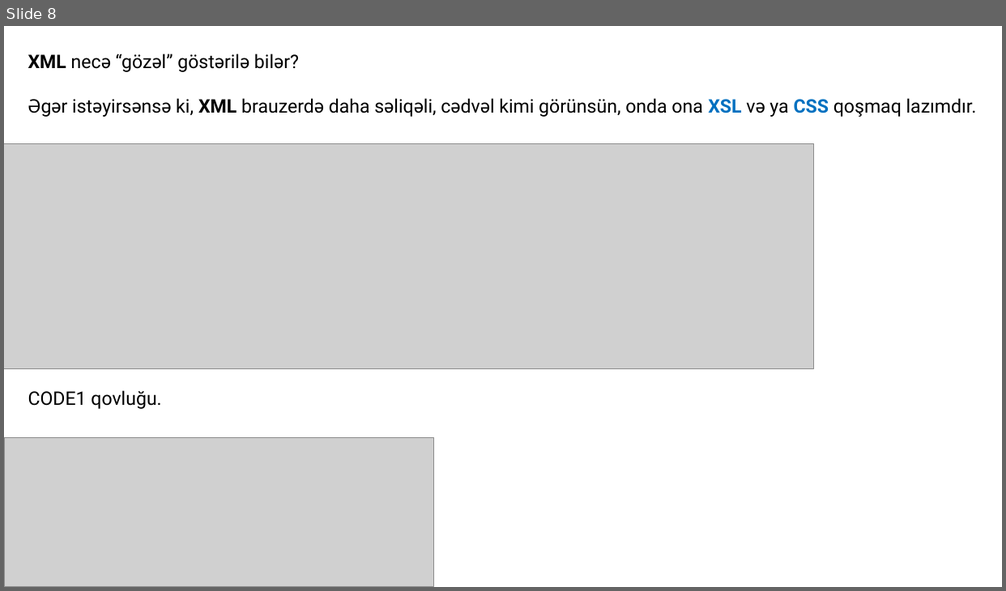
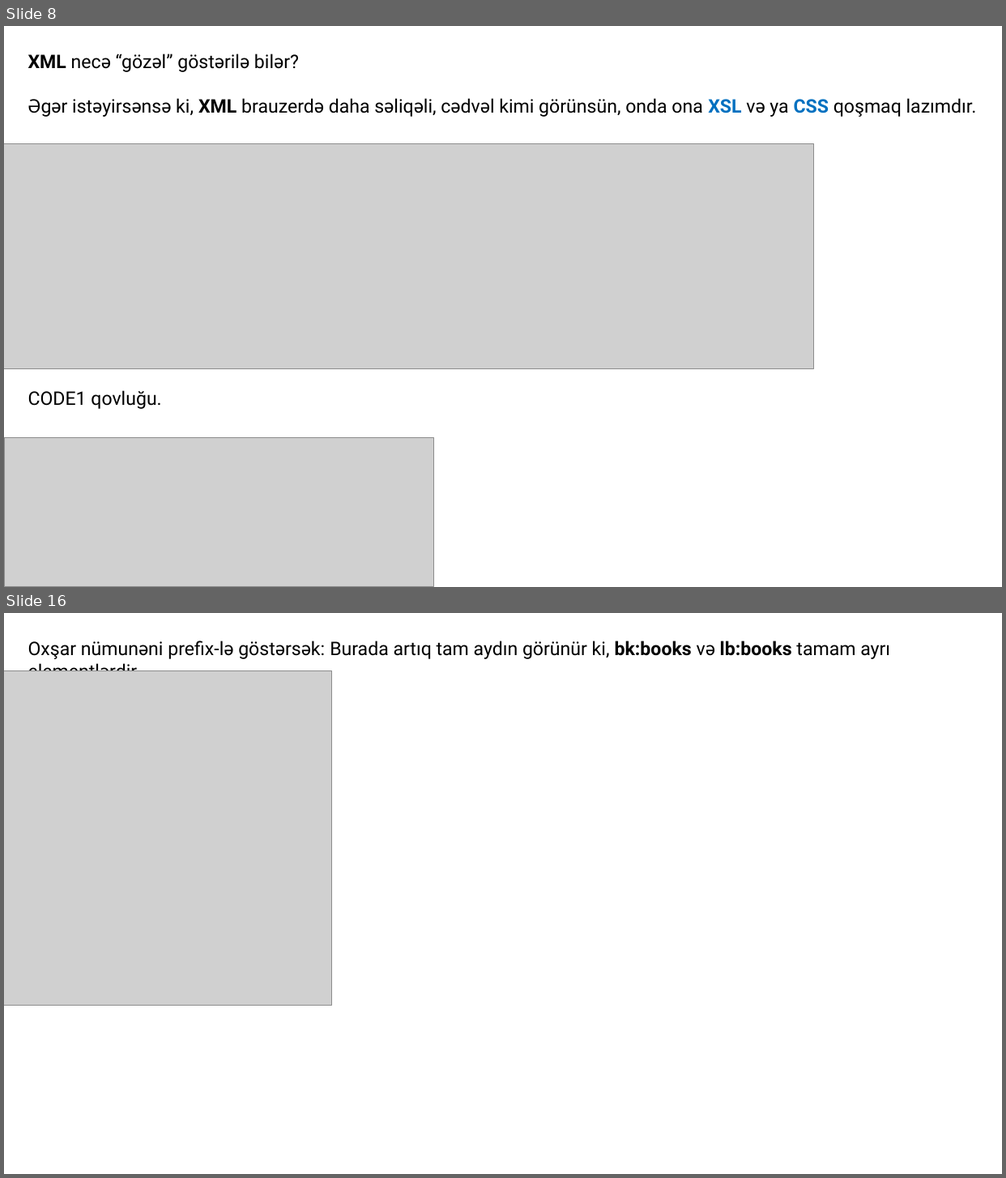
Before and after one commit to codeurient/REST-API, a slide deck: .lessons/6 SOAP - XML/1.pptx. Shown one above the other, each under a label of ours: slide 8 before the commit, slides 8 and 16 after it; the slides between them are not shown. The pictures are 1006x591 and 1006x1178 pixels, drawn with LibreOffice and Linux fonts; fonts in the diff are those of the drawing; grey boxes stand for pictures. Boxes give left, top, right and bottom in pixels: in the first picture for what was removed or moved away, otherwise in the second. Text is boxed around its words. In the diff, an @@ line names an element or a change of style, - is before the commit and + after.

```diff
--- a/.lessons/6 SOAP - XML/1.pptx
+++ b/.lessons/6 SOAP - XML/1.pptx
@@ slide 16 added at [4,613,1002,1174], background #FFFFFF @@
@@ text added at [28,641,890,671], 18 pt, text #000000 @@
+Oxşar nümunəni prefix-lə göstərsək: Burada artıq tam aydın görünür ki, bk:books və lb:books tamam ayrı elementlərdir.
@@ picture added at [4,671,332,1006] @@
```
Also in this commit, not shown: 1 slide changed, 25 other slides added, 8 other files.
